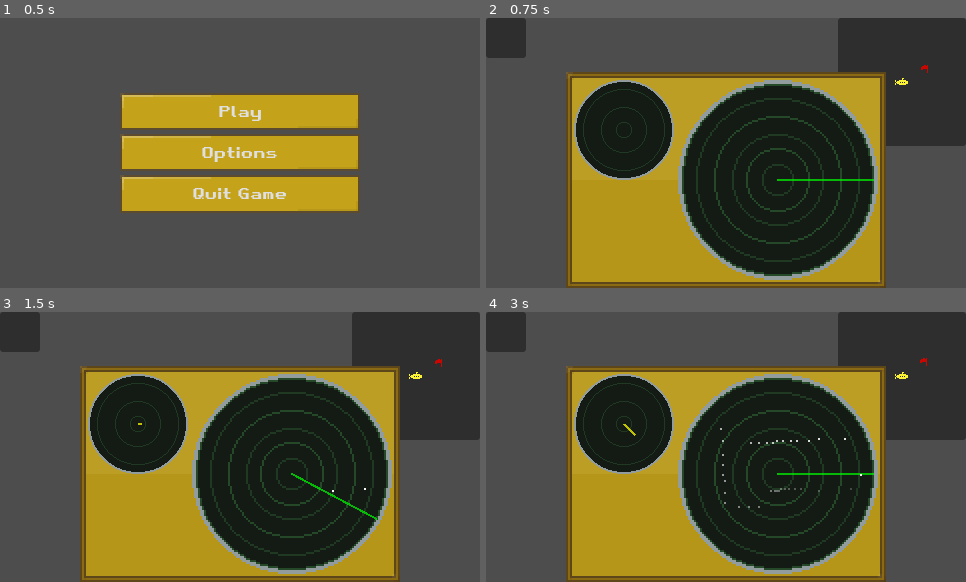
Above: before the commit, frames 1-4 (two rows, left to right).
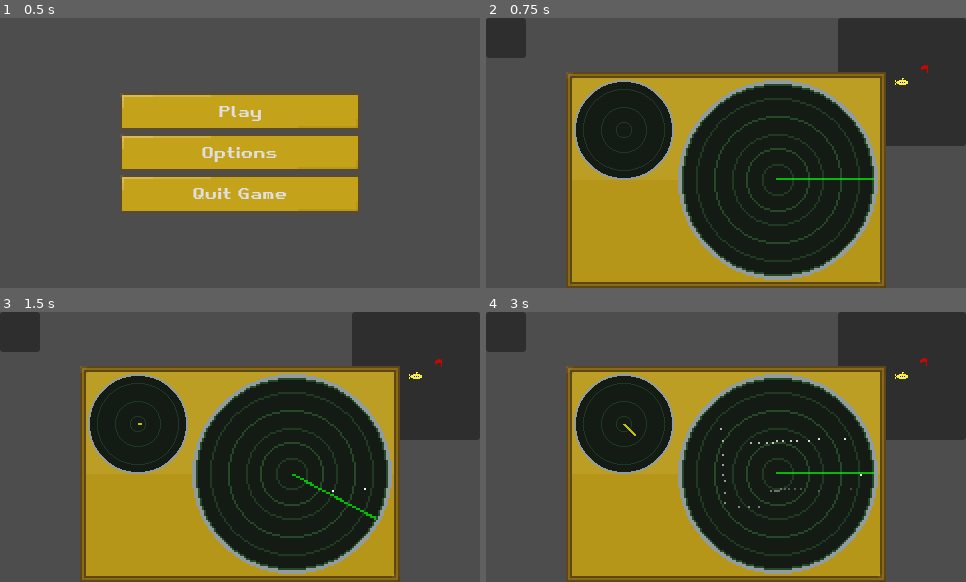
Above: after the commit, the same moments.

Repository: sparkworm/SonarScramble
Game: Godot game, scene res://scenes/main.tscn
Same seed, same stepped clock (60 frames per second), same inputs: the game is played once before the commit and once after it. The engine's default icon, where the game draws it, is replaced by a stand-in: a white triangle on a blue panel in a dark square.
Inputs:
- Up to frame 1 (0.5 s): no input
- Up to frame 2 (0.75 s): click "Play" at 0.5 s
- Up to frame 3 (1.5 s): tap Enter at 1.25 s; hold D (move_right) from 1.28 s (still down); tap Space (scan) at 1.35 s
- Up to frame 4 (3 s): release D (move_right) at 2.03 s; hold S (move_down) 2.03-2.78 s; tap Space (scan) at 2.1, 2.85 s; hold D (move_right) from 2.78 s (still down)

Frame 1 is identical in both runs. In frame 2, 0.2% of the frame differs, in the area x 60-81%, y 59-61%; in frame 3, less than 0.1%; in frame 4, 0.2%.

Commit message:
Made both sonar and speedometer display using a subviewport, meaning that their lines would be the correct resolution

Diff:
--- a/scenes/sonar/sonar_display.tscn
+++ b/scenes/sonar/sonar_display.tscn
@@ -1,8 +1,11 @@
-[gd_scene load_steps=4 format=3 uid="uid://pfxbewe666f6"]
+[gd_scene load_steps=5 format=3 uid="uid://pfxbewe666f6"]
 
 [ext_resource type="Script" path="res://scenes/sonar/sonar_display.gd" id="1_32klr"]
 [ext_resource type="Texture2D" uid="uid://c0lgvlork6ioo" path="res://visuals/sprites/sonar001.png" id="2_68j8x"]
 [ext_resource type="PackedScene" uid="uid://bgqbbdpg1s1v1" path="res://scenes/sonar/blip.tscn" id="2_fgvro"]
+
+[sub_resource type="ViewportTexture" id="ViewportTexture_rv881"]
+viewport_path = NodePath("CanvasLayer")
 
 [node name="SonarDisplay" type="Control"]
 custom_minimum_size = Vector2(200, 200)
@@ -12,20 +15,30 @@
 blip_scene = ExtResource("2_fgvro")
 scale_factor = 2.0
 
-[node name="Display" type="Node2D" parent="."]
+[node name="CanvasLayer" type="SubViewport" parent="."]
+disable_3d = true
+transparent_bg = true
+canvas_item_default_texture_filter = 0
+size = Vector2i(100, 100)
+
+[node name="Display" type="Node2D" parent="CanvasLayer"]
 unique_name_in_owner = true
-position = Vector2(100, 100)
-scale = Vector2(2, 2)
+position = Vector2(50, 50)
 
-[node name="Sprite2D" type="Sprite2D" parent="Display"]
+[node name="Sprite2D" type="Sprite2D" parent="CanvasLayer/Display"]
 texture = ExtResource("2_68j8x")
 
-[node name="ScanLine" type="Line2D" parent="Display"]
+[node name="ScanLine" type="Line2D" parent="CanvasLayer/Display"]
 unique_name_in_owner = true
 points = PackedVector2Array(0, 0, 20.47, 0)
 width = 1.0
 default_color = Color(0, 1, 0, 0.694118)
 begin_cap_mode = 1
 
-[node name="Blips" type="Node2D" parent="Display"]
+[node name="Blips" type="Node2D" parent="CanvasLayer/Display"]
 unique_name_in_owner = true
+
+[node name="Sprite2D" type="Sprite2D" parent="."]
+position = Vector2(100, 100)
+scale = Vector2(2, 2)
+texture = SubResource("ViewportTexture_rv881")
--- a/scenes/speedometer/speedometer.tscn
+++ b/scenes/speedometer/speedometer.tscn
@@ -1,7 +1,10 @@
-[gd_scene load_steps=3 format=3 uid="uid://c4y1sqkdcd530"]
+[gd_scene load_steps=4 format=3 uid="uid://c4y1sqkdcd530"]
 
 [ext_resource type="Script" path="res://scenes/speedometer/speedometer.gd" id="1_kxypv"]
 [ext_resource type="Texture2D" uid="uid://dw3nyofkako6o" path="res://visuals/sprites/speedometer001.png" id="2_4yc37"]
+
+[sub_resource type="ViewportTexture" id="ViewportTexture_8u352"]
+viewport_path = NodePath("SubViewport")
 
 [node name="Speedometer" type="Control"]
 custom_minimum_size = Vector2(100, 100)
@@ -15,17 +18,28 @@
 grow_vertical = 2
 script = ExtResource("1_kxypv")
 
-[node name="Node2D" type="Node2D" parent="."]
+[node name="Sprite2D" type="Sprite2D" parent="."]
+position = Vector2(50, 50)
+texture = SubResource("ViewportTexture_8u352")
+
+[node name="SubViewport" type="SubViewport" parent="."]
+disable_3d = true
+transparent_bg = true
+canvas_item_default_texture_filter = 0
+size = Vector2i(100, 100)
+
+[node name="Node2D" type="Node2D" parent="SubViewport"]
 position = Vector2(50, 50)
 
-[node name="Sprite2D" type="Sprite2D" parent="Node2D"]
+[node name="Sprite2D" type="Sprite2D" parent="SubViewport/Node2D"]
 texture = ExtResource("2_4yc37")
 
-[node name="SpeedLine" type="Line2D" parent="Node2D"]
+[node name="SpeedLine" type="Line2D" parent="SubViewport/Node2D"]
 unique_name_in_owner = true
 points = PackedVector2Array(0, 0, 27.44, 0)
 width = 2.0
 default_color = Color(1, 1, 0, 0.729412)
+end_cap_mode = 2
 
 [node name="UpdateTimer" type="Timer" parent="."]
 unique_name_in_owner = true
